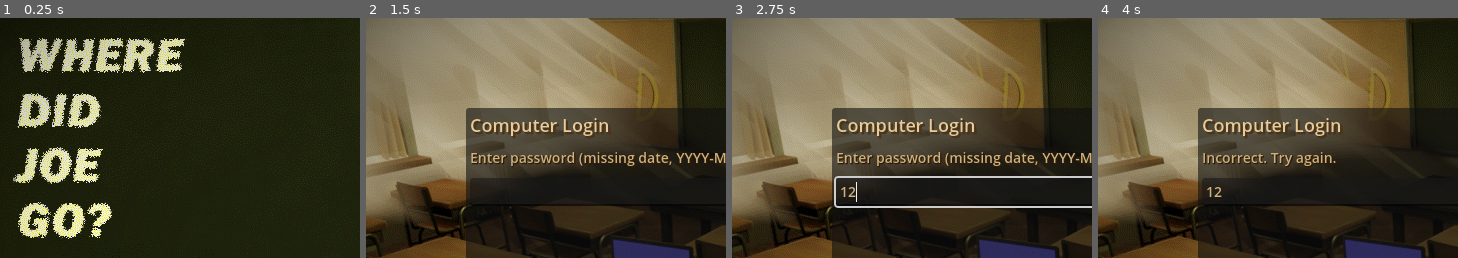
Above: before the commit, frames 1-4 (left to right).
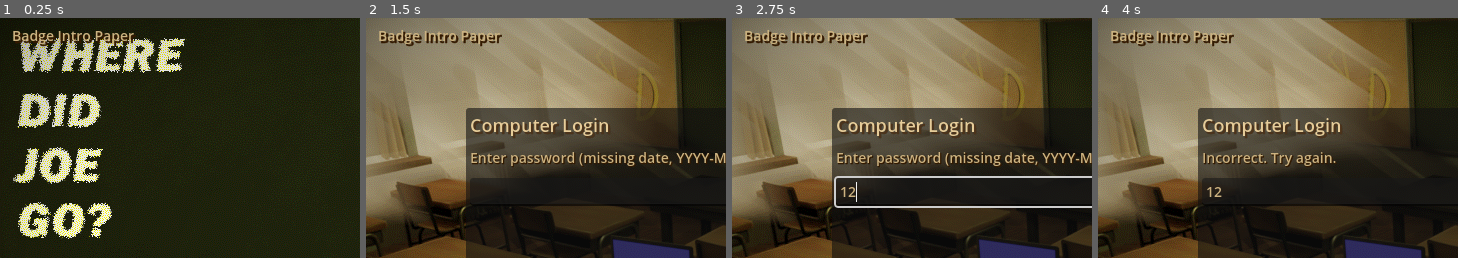
Above: after the commit, the same moments.

Repository: Harsh-Aaryan/game-jam
Game: Godot game, scene res://Main.tscn
Two runs of this game, one before a commit and one after it. Both use one fixed random seed, a clock stepped at 60 frames per second and the inputs below. Sound files missing from this copy of the repository are replaced by a short silence.
Inputs (mouse positions are % of the whole screen's width and height, from its top left):
- Up to frame 1 (0.25 s): no input
- Up to frame 2 (1.5 s): tap Enter at 0.5 s; hold Tab (ui_focus_next) 0.53-1.28 s; click (50, 50) at 0.67 s; tap K at 0.8, 1.35 s; tap Space at 1.25 s; move the mouse to (36, 55) at 1.27 s; click (36, 55) at 1.42 s
- Up to frame 3 (2.75 s): tap Tab (ui_focus_next) at 1.55 s; click (50, 36) at 2.02 s; type "12" at 2.1 s
- Up to frame 4 (4 s): click "Unlock" at 2.75 s; click "Unlock" at 3.5 s
The pictures show only the part of the screen within x 0-50%, y 0-50%; the shares and areas given below are measured in that part.

The runs differ from the first frame. In frame 1, 1.1% of the frame differs, in the area x 3-38%, y 5-13%; in frame 2, 1.1%; in frame 3, 1.1%; in frame 4, 1.1%.

Commit message:
slide_puzzle_fix

Diff:
--- a/new-game-project/GameState.gd
+++ b/new-game-project/GameState.gd
@@ -15,6 +15,7 @@
 var closet_looked_at: bool = false
 var game_over: bool = false
 var title_screen_shown: bool = false
+var puzzle_active: bool = false
 
 var current_location: String = "title"
 
--- a/new-game-project/Main.gd
+++ b/new-game-project/Main.gd
@@ -9,7 +9,9 @@
 @onready var popup_line: LineEdit = $UI/Popup/Margin/VBox/Line
 @onready var popup_button_primary: Button = $UI/Popup/Margin/VBox/Buttons/Primary
 @onready var popup_button_secondary: Button = $UI/Popup/Margin/VBox/Buttons/Secondary
-@onready var puzzle_layer: Node2D = Node2D.new()
+
+# Make puzzle_layer a Control (so mouse_filter exists)
+var puzzle_layer: Control = Control.new()
 
 const ASSET_PATHS := {
 	"title": "res://assets/title-f.png",
@@ -31,7 +33,7 @@
 
 var hotspots: Array[Area2D] = []
 var puzzle_grid: Array = []
-var empty_slot: Vector2 = Vector2(2,2)
+var empty_slot: Vector2 = Vector2(2,2) # row,col (row=2,col=2) is empty slot
 var piece_size: Vector2 = Vector2(100, 100)
 var computer_unlock_sound = preload("res://assets/computer-unlock.wav")
 
@@ -43,13 +45,24 @@
 	_setup_old_timey_fonts()
 	var cursor = load("res://assets/cursor.png")
 	Input.set_custom_mouse_cursor(cursor, Input.CURSOR_ARROW, Vector2(0,16))
-	add_child(puzzle_layer)
+
+	# ensure puzzle_layer is a Control parent and occupies full rect
+	_clear_puzzle_layer_init()
 
 	# Start with title screen
 	if GameState.current_location == "title":
 		_show_title_screen()
 	else:
 		_set_location(GameState.current_location)
+
+func _clear_puzzle_layer_init():
+	# Make sure puzzle_layer is a Control and docked full-rect so it can eat clicks when active
+	if is_instance_valid(puzzle_layer):
+		puzzle_layer.queue_free()
+	puzzle_layer = Control.new()
+	puzzle_layer.mouse_filter = Control.MOUSE_FILTER_IGNORE
+	puzzle_layer.set_anchors_preset(Control.PRESET_FULL_RECT)
+	add_child(puzzle_layer)
 
 func _setup_old_timey_fonts():
 	# Create old-timey fonts using Godot's built-in font system
@@ -118,7 +131,8 @@
 # --- Hotspot & Room Handling ---
 func _clear_hotspots():
 	for h in hotspots:
-		h.queue_free()
+		if is_instance_valid(h):
+			h.queue_free()
 	hotspots.clear()
 
 func _clear_room_text() -> void:
@@ -132,13 +146,9 @@
 	_clear_hotspots()
 	_clear_room_text()
 	_clear_image_overlays()
-	if loc == "title":
-		_show_title_screen()
-		return
+	# If leaving computer, clear puzzle pieces (they live under puzzle_layer)
 	if loc != "computer_screen":
-		puzzle_layer.queue_free()
-		puzzle_layer = Node2D.new()
-		add_child(puzzle_layer)
+		_clear_puzzle()
 	GameState.current_location = loc
 	_update_background(loc)
 	_update_hotspots_for_location(loc)
@@ -158,25 +168,45 @@
 	if GameState.closet_opened:
 		return ""
 	var lines := []
-	lines.append("")
-	if GameState.has_badge: lines.append("")
-	if GameState.has_paper_intro: lines.append("")
-	if GameState.puzzle_piece_a: lines.append("")
-	if GameState.puzzle_piece_b: lines.append("")
-	if GameState.has_key: lines.append("")
+	# Inventory (keep your existing placeholders but make them visible)
+	if GameState.has_badge: lines.append("Badge ")
+	if GameState.has_paper_intro: lines.append("Intro Paper ")
+	if GameState.puzzle_piece_a: lines.append("Piece A ")
+	if GameState.puzzle_piece_b: lines.append("Piece B ")
+	if GameState.has_key: lines.append("Key ")
 	if GameState.title_screen_shown:
 		lines.append("\nHint: Press Tab to switch rooms.")
 	return "".join(lines)
 
 func _input(event: InputEvent) -> void:
+	# Tab key: handle leaving computer specially when puzzle active
 	if event.is_action_pressed("ui_focus_next"):
-		# Tab key switches rooms for testing
+		# If on computer screen and puzzle is active, Tab will clear the puzzle and allow exit
+		if GameState.current_location == "computer_screen" and GameState.puzzle_active:
+			_clear_puzzle()
+			GameState.puzzle_active = false
+			_set_location("location1")
+			return
+
+		# Otherwise normal tab room test switch (keep legacy behavior)
 		if GameState.current_location == "location1":
 			_set_location("location2")
 		elif GameState.current_location == "location2":
 			_set_location("location3")
 		else:
 			_set_location("location1")
+
+	# Skip puzzle with K (testing)
+	if event is InputEventKey and event.pressed and event.keycode == KEY_K:
+		if not GameState.slide_puzzle_solved and GameState.current_location == "computer_screen":
+			_skip_slide_puzzle()
+
+func _skip_slide_puzzle():
+	GameState.slide_puzzle_solved = true
+	GameState.puzzle_piece_a = true
+	GameState.puzzle_active = false
+	_clear_puzzle()
+	_set_location("computer_screen")
 
 func _add_hotspot(rect: Rect2, label: String, on_press: Callable) -> void:
 	var area := Area2D.new()
@@ -219,6 +249,11 @@
 
 func _update_hotspots_for_location(loc: String) -> void:
 	_clear_hotspots()
+
+	# If puzzle is active, do not add hotspots (prevents leaving by click)
+	if GameState.puzzle_active:
+		return
+
 	match loc:
 		"location1":
 			_add_hotspot(Rect2(180, 220, 160, 90), "", func(): _on_computer())
@@ -233,7 +268,9 @@
 			_add_hotspot(Rect2(80, 50, 115, 160), "", func(): _on_safe())
 			_add_hotspot(Rect2(10, 200, 60, 200), "", func(): _set_location("location2"))
 		"computer_screen":
-			_add_hotspot(Rect2(40, 220, 140, 100), "", func(): _set_location("location1"))
+			# only add Back hotspot when puzzle is not active
+			if not GameState.puzzle_active:
+				_add_hotspot(Rect2(40, 220, 140, 100), "", func(): _set_location("location1"))
 		"poster":
 			_add_hotspot(Rect2(0, 0, 720, 480), "", func(): _set_location("location2"))
 		"safe_locked", "safe_piece_a", "safe_piece_b":
@@ -256,9 +293,11 @@
 		_show_input_dialog("Computer Login", "Enter password (missing date, YYYY-MM-DD):", "Unlock", func(): _attempt_login(), "Cancel", func(): popup.hide())
 		return
 
+	# move to computer background first
 	_set_location("computer_screen")
 	play_sound(computer_unlock_sound)
 
+	# start puzzle (this sets puzzle_active and also clears hotspots right away)
 	if not GameState.slide_puzzle_solved:
 		_start_slide_puzzle()
 	else:
@@ -407,18 +446,31 @@
 
 # --- Slide Puzzle ---
 func _start_slide_puzzle():
+	# Mark puzzle active and clear hotspots so clicks cannot leave
 	GameState.slide_puzzle_solved = false
+	GameState.puzzle_active = true
+	_clear_hotspots()
 	_clear_puzzle()
 	_create_slide_puzzle_pieces()
 
 func _clear_puzzle():
+	# Remove existing puzzle layer and recreate a Control that can eat clicks when active
 	if is_instance_valid(puzzle_layer):
 		puzzle_layer.queue_free()
-	puzzle_layer = Node2D.new()
+	puzzle_layer = Control.new()
+	puzzle_layer.mouse_filter = Control.MOUSE_FILTER_STOP
+	puzzle_layer.set_anchors_preset(Control.PRESET_FULL_RECT)
 	add_child(puzzle_layer)
+	# clear grid state - pieces will be added as children of puzzle_layer
+	for row in puzzle_grid:
+		for piece in row:
+			if piece != null and is_instance_valid(piece):
+				piece.queue_free()
 	puzzle_grid.clear()
 
-func _create_slide_puzzle_pieces():
+func _create_slide_puzzle_pieces() -> void:
+	# Create grid with null in bottom-right, then place pieces and connect input
+	puzzle_grid.clear()
 	for row in range(3):
 		puzzle_grid.append([])
 		for col in range(3):
@@ -426,39 +478,97 @@
 				puzzle_grid[row].append(null)
 				empty_slot = Vector2(row, col)
 				continue
+
 			var piece = TextureRect.new()
 			piece.texture = load("res://assets/puzzle_piece_%d_%d.png" % [row, col])
+			# layout properties
+			piece.expand = true
+			piece.stretch_mode = TextureRect.STRETCH_SCALE
+			piece.custom_minimum_size = piece_size
 			piece.position = Vector2(col, row) * piece_size
 			piece.name = "piece_%d_%d" % [row, col]
-			piece.mouse_filter = Control.MOUSE_FILTER_STOP
-			piece.gui_input.connect(func(event): _on_puzzle_piece_clicked(event, piece))
+			# add to puzzle_layer (so we can clear them easily)
 			puzzle_layer.add_child(piece)
 			puzzle_grid[row].append(piece)
-
-func _on_puzzle_piece_clicked(event: InputEvent, piece: TextureRect):
+			# connect GUI input; bind the piece instance so handler gets it
+			piece.gui_input.connect(Callable(self, "_on_piece_gui_input").bind(piece))
+
+	# scramble after creation (keeps bottom-right slot empty)
+	_scramble_puzzle()
+
+func _scramble_puzzle() -> void:
+	var pieces = []
+	# collect all non-null pieces
+	for row in puzzle_grid:
+		for piece in row:
+			if piece != null:
+				pieces.append(piece)
+	pieces.shuffle()
+	var i = 0
+	for row in range(3):
+		for col in range(3):
+			if puzzle_grid[row][col] != null:
+				var piece = pieces[i]
+				puzzle_grid[row][col] = piece
+				# ensure piece parent is puzzle_layer
+				if piece.get_parent() != puzzle_layer:
+					piece.get_parent().remove_child(piece)
+					puzzle_layer.add_child(piece)
+				piece.position = Vector2(col, row) * piece_size
+				i += 1
+	# ensure empty_slot is accurate (still bottom-right unless you want to randomize)
+	empty_slot = Vector2(2,2)
+
+# handler for gui_input signal; receives bound piece as second arg
+func _on_piece_gui_input(event: InputEvent, piece: TextureRect) -> void:
 	if event is InputEventMouseButton and event.pressed and event.button_index == MOUSE_BUTTON_LEFT:
-		var pos = _find_piece_position(piece)
-		if pos == Vector2(-1, -1):
-			return
-		if _is_adjacent(pos, empty_slot):
-			_swap_piece(pos, empty_slot)
-			empty_slot = pos
-			if _check_slide_puzzle_solved():
-				GameState.slide_puzzle_solved = true
-				GameState.puzzle_piece_a = true
-				_show_text_dialog("Puzzle Solved!", "You assembled a news article regarding Joe Miner.", "OK", func(): _set_location("computer_screen"))
+		_on_piece_clicked(piece)
+
+func _on_piece_clicked(piece: TextureRect) -> void:
+	# find piece position (returns Vector2(row, col) or (-1,-1) if not found)
+	var pos = _find_piece_position(piece)
+	if pos == Vector2(-1, -1):
+		return
+	var row = int(pos.x)
+	var col = int(pos.y)
+
+	# directions are row, col pairs: up, down, left, right
+	var directions = [Vector2(-1, 0), Vector2(1, 0), Vector2(0, -1), Vector2(0, 1)]
+	for d in directions:
+		var nr = row + int(d.x)
+		var nc = col + int(d.y)
+		if nr >= 0 and nr < 3 and nc >= 0 and nc < 3:
+			if puzzle_grid[nr][nc] == null:
+				# move piece into empty slot
+				puzzle_grid[nr][nc] = piece
+				puzzle_grid[row][col] = null
+				# update visual position
+				piece.position = Vector2(nc, nr) * piece_size
+				# update empty slot to previous location
+				empty_slot = Vector2(row, col)
+				# check solved
+				if _check_slide_puzzle_solved():
+					GameState.slide_puzzle_solved = true
+					GameState.puzzle_active = false
+					GameState.puzzle_piece_a = true
+					_clear_puzzle()
+					_show_text_dialog("Puzzle Solved!", "You assembled the article.", "OK", func(): _set_location("computer_screen"))
+				return
 
 func _find_piece_position(piece: TextureRect) -> Vector2:
 	for row in range(3):
 		for col in range(3):
 			if puzzle_grid[row][col] == piece:
-				return Vector2(row, col)
+				return Vector2(row, col) # row, col
 	return Vector2(-1, -1)
 
 func _is_adjacent(pos_a: Vector2, pos_b: Vector2) -> bool:
+	# pos: Vector2(row, col)
 	return (abs(pos_a.x - pos_b.x) == 1 and pos_a.y == pos_b.y) or (abs(pos_a.y - pos_b.y) == 1 and pos_a.x == pos_b.x)
 
 func _swap_piece(pos_a: Vector2, pos_b: Vector2) -> void:
+	# Not used now (logic in _on_piece_clicked), but keep consistent if used
+	# pos = Vector2(row, col)
 	var temp = puzzle_grid[pos_a.x][pos_a.y]
 	puzzle_grid[pos_a.x][pos_a.y] = puzzle_grid[pos_b.x][pos_b.y]
 	puzzle_grid[pos_b.x][pos_b.y] = temp
@@ -497,7 +607,10 @@
 	player.stream = audio_stream
 	add_child(player)
 	player.play()
-
-	#var duration = player.stream.get_length()
-	#await get_tree().create_timer(duration).timeout
-	#player.queue_free()
+	# optionally free after playback
+	var duration = 0.0
+	if player.stream:
+		duration = player.stream.get_length()
+	if duration > 0.0:
+		await get_tree().create_timer(duration).timeout
+	player.queue_free()
